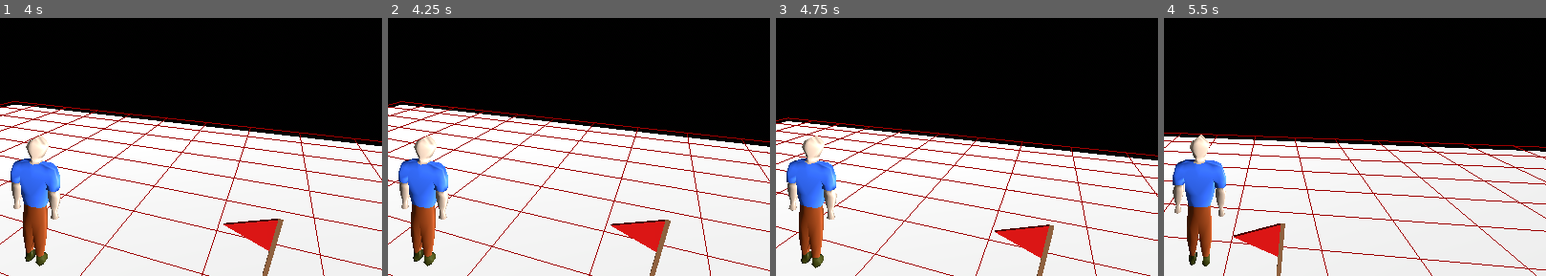
Above: before the commit, frames 1-4 (left to right).
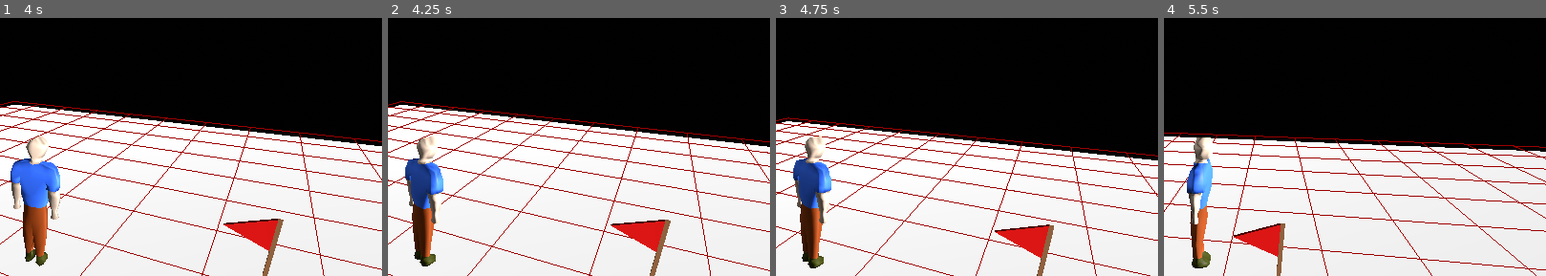
Above: after the commit, the same moments.

Repository: SummonerL/RS-Like
Game: Godot game, scene res://main.tscn
The game is run twice, just before and just after one commit, with the same random seed, the same clock (stepped at 60 frames per second) and the same inputs.
Inputs (mouse positions are % of the whole screen's width and height, from its top left):
- Up to frame 1 (4 s): tap Enter at 0.5, 2 s; move the mouse to (72, 39) at 0.52 s; hold Down (camera_down) 0.53-1.28 s; tap Space at 1.25, 3.5 s; move the mouse to (30, 50) at 1.27 s; tap Left (camera_left) at 1.35 s; move the mouse to (60, 20) at 2.02 s; hold Right (camera_right) 2.03-2.78 s; move the mouse to (45, 67) at 2.77 s; tap Up (camera_up) at 2.85 s; move the mouse to (80, 61) at 3.52 s; click (80, 61) at 3.6 s
- Up to frame 2 (4.25 s): no input
- Up to frame 3 (4.75 s): move the mouse to (20, 28) at 4.27 s; tap Down (camera_down) at 4.35 s
- Up to frame 4 (5.5 s): move the mouse to (55, 45) at 5.02 s; hold Left (camera_left) from 5.03 s (still down)
The pictures show only the part of the screen within x 45-95%, y 11-61%; the shares and areas given below are measured in that part.

Frame 1 is identical in both runs. In frame 2, 3.4% of the frame differs, in the area x 2-16%, y 45-97%; in frame 3, 3.4%; in frame 4, 3.9%, in the area x 2-17%, y 45-98%.

Commit message:
(temp code) mesh rotation

Diff:
--- a/Assets/Models/Characters/PlayerController.gd
+++ b/Assets/Models/Characters/PlayerController.gd
@@ -60,6 +60,11 @@
 
 func move_coroutine(target):
 	return func() -> void:
+		# Temp code
+		var mesh: MeshInstance3D = get_node("/root/Main/GameViewportContainer/GameViewport/MalePlayer/Cube")
+		mesh.look_at(Vector3(target.x, mesh.global_transform.origin.y, target.z), Vector3.UP, true)
+		# =========
+
 		var elapsed_time = 0.0
 		var start_position = global_transform.origin
 		while elapsed_time < GameManager.TICK_INTERVAL:
